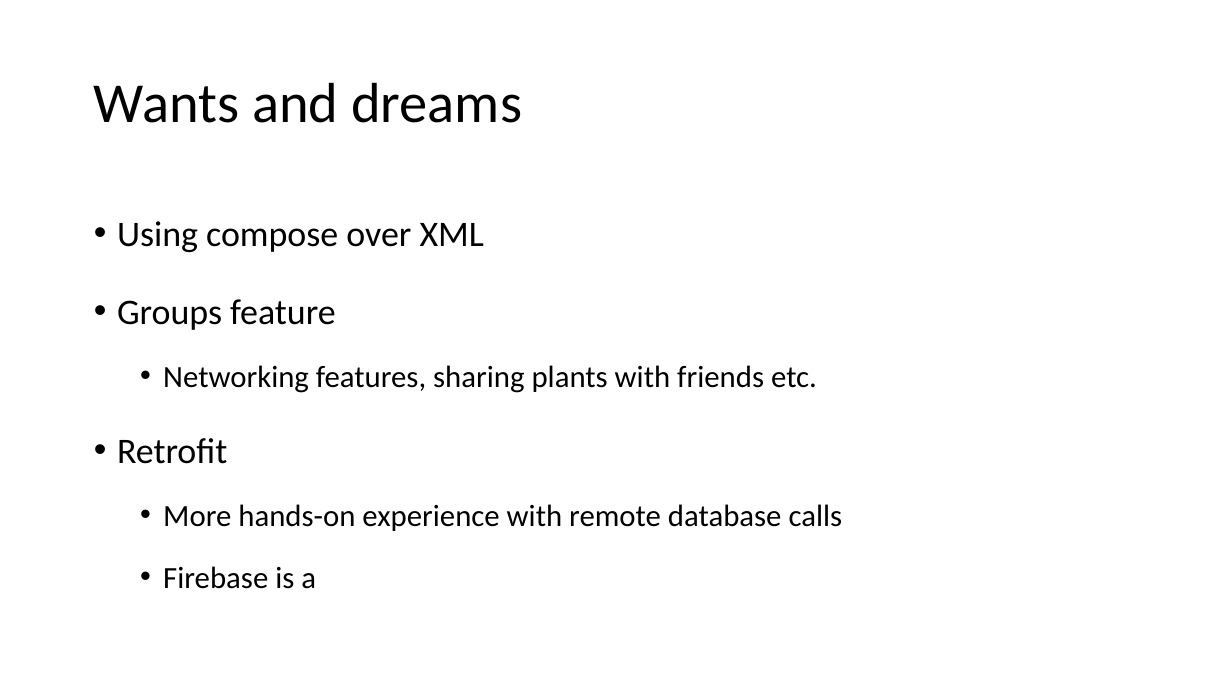
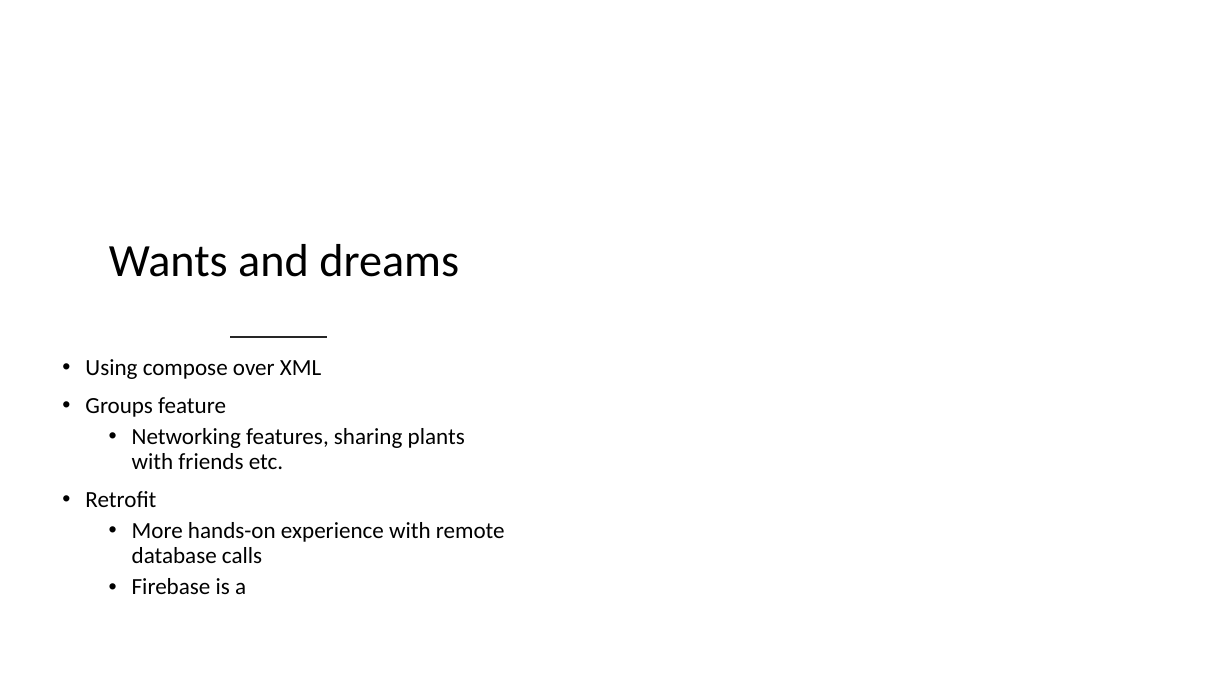
Before and after one commit to thanshaw02/Senior_Project, a slide deck: slide 6 of Project_Documents/Final_Project_Presentation.pptx. Drawn at 1232x693 pixels with LibreOffice and Linux fonts; fonts in the diff are those of the drawing; background and template pictures are left out. Boxes give left, top, right and bottom in pixels: in the first picture for what was removed or moved away, otherwise in the second. Text is boxed around its words. In the diff, an @@ line names an element or a change of style, - is before the commit and + after.

```diff
--- a/Project_Documents/Final_Project_Presentation.pptx
+++ b/Project_Documents/Final_Project_Presentation.pptx
@@ freeform shape added at (x1=0, y1=101, x2=608, y2=693), fill #FFFFFF at 75% opacity @@
@@ title "Wants and dreams" moved from (x1=94, y1=82, x2=522, y2=123) to (x1=109, y1=244, x2=459, y2=277) @@
@@ title "Wants and dreams" at (x1=109, y1=244, x2=459, y2=277): size 44 to 36 pt; alignment left to centre @@
@@ text "Using compose over XML" moved from (x1=117, y1=221, x2=843, y2=589) to (x1=85, y1=359, x2=505, y2=594) @@
@@ text "Using compose over XML" at (x1=85, y1=359, x2=505, y2=594): size 28 to 18 pt in "Using compose over XML", "Groups feature", "Retrofit"; size 24 to 18 pt in "Networking features, sharing plants with friends etc.", "More hands-on experience with remote database calls", "Firebase is a"; line spacing 1.5 to 0.9; vertical alignment top to middle @@
@@ line added from (231, 337) to (325, 337), #262626 2 pt @@
```
Also in this commit, not shown: 5 other slides changed, 10 other files.
